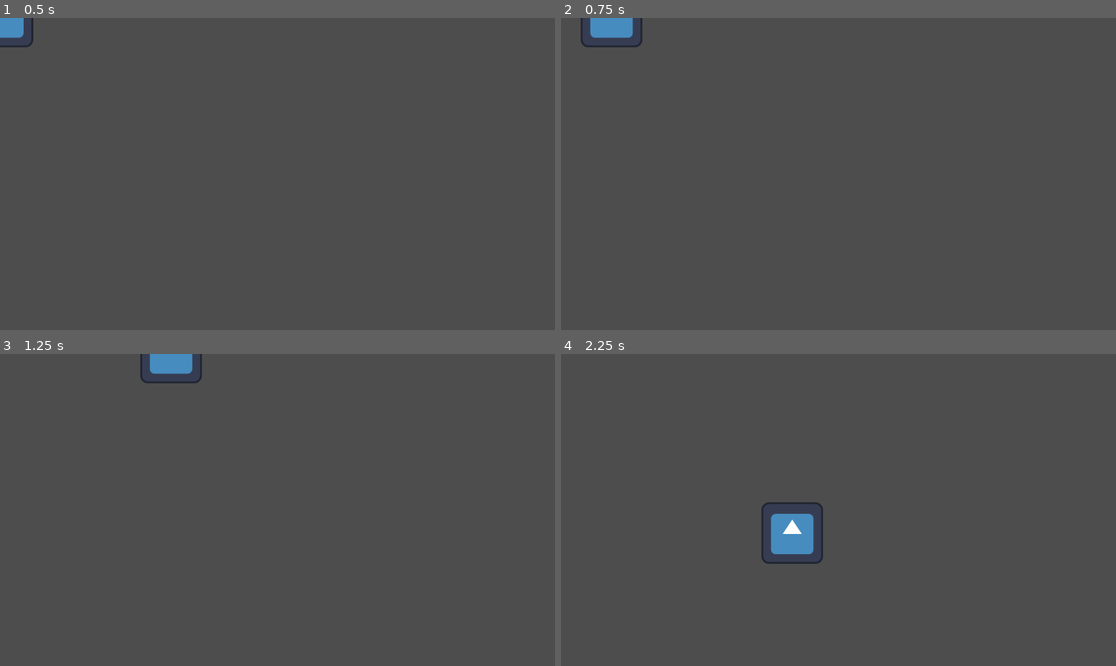
Above: before the commit, frames 1-4 (two rows, left to right).
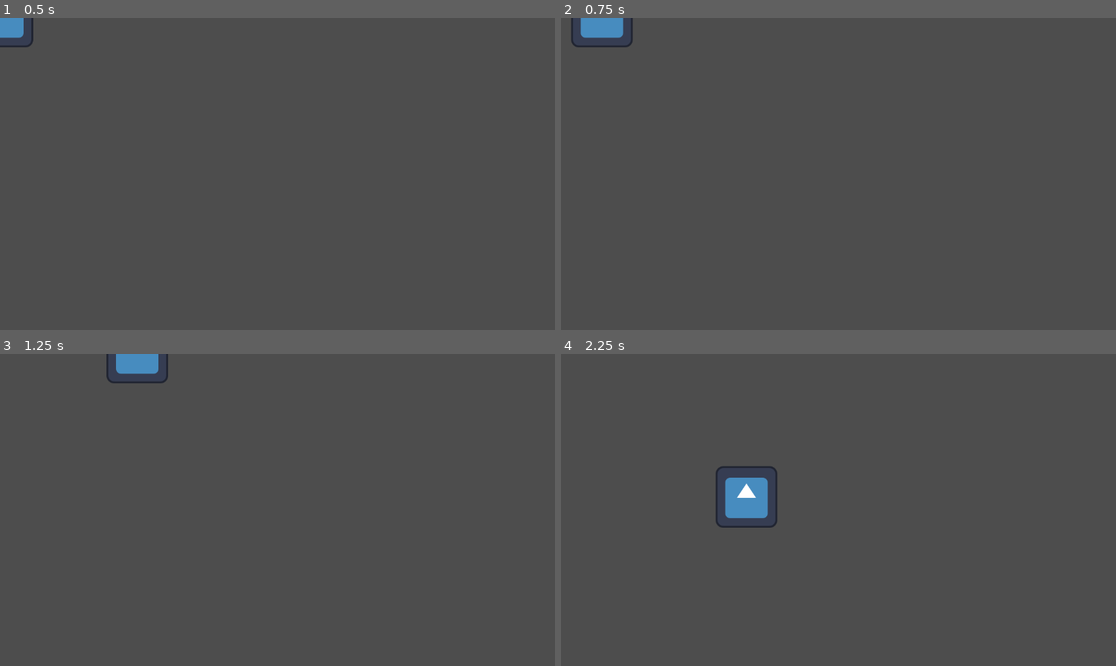
Above: after the commit, the same moments.

Repository: CCV-JamesNye/mcdevittbWeek03
Game: Godot game, scene res://Scenes/Player/player.tscn
Two runs of this game, one before a commit and one after it. Both use one fixed random seed, a clock stepped at 60 frames per second and the inputs below. The engine's default icon, where the game draws it, is replaced by a stand-in: a white triangle on a blue panel in a dark square.
Inputs:
- Up to frame 1 (0.5 s): no input
- Up to frame 2 (0.75 s): tap Enter at 0.5 s; hold Right (move_right) from 0.53 s (still down)
- Up to frame 3 (1.25 s): keep holding Right (move_right)
- Up to frame 4 (2.25 s): release Right (move_right) at 1.28 s; hold Down (move_down) 1.28-2.03 s; hold Right (move_right) from 2.03 s (still down)

Frame 1 is identical in both runs. In frame 2, 0.4% of the frame differs, in the area x 1-15%, y 0-10%; in frame 3, 1.0%; in frame 4, 2.5%, in the area x 27-48%, y 35-68%.

Commit message:
Updated speed

Diff:
--- a/Scenes/Player/Scripts/player.gd
+++ b/Scenes/Player/Scripts/player.gd
@@ -1,6 +1,6 @@
 extends Node2D
 
-var speed : float = 500
+var speed : float = 400
 
 # Apply the Movement
 
